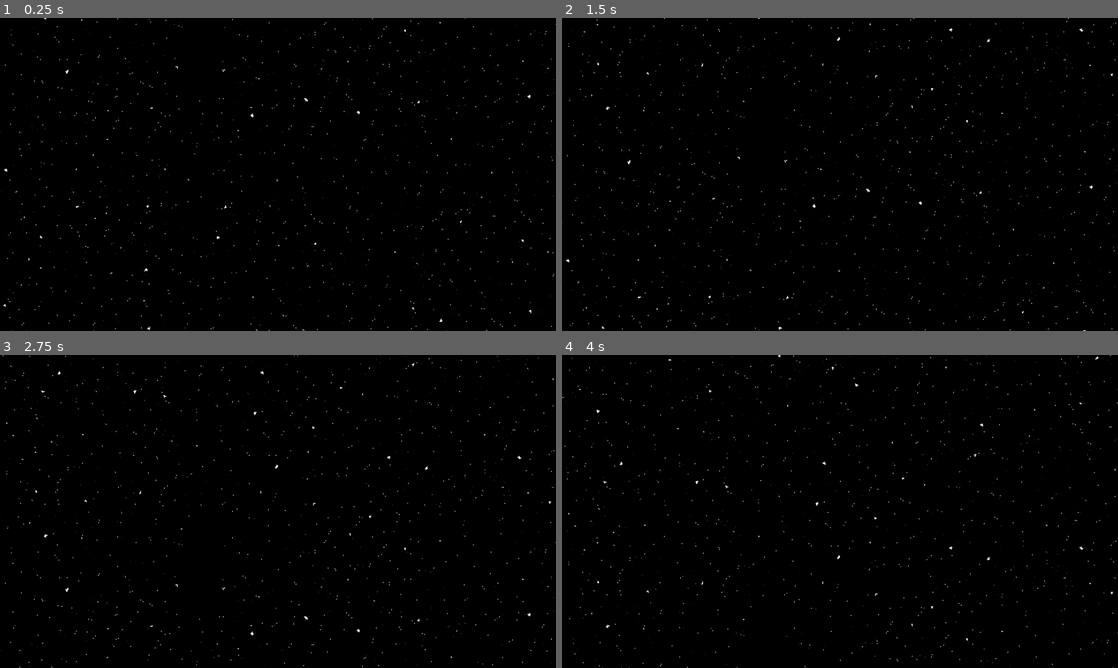
Above: before the commit, frames 1-4 (two rows, left to right).
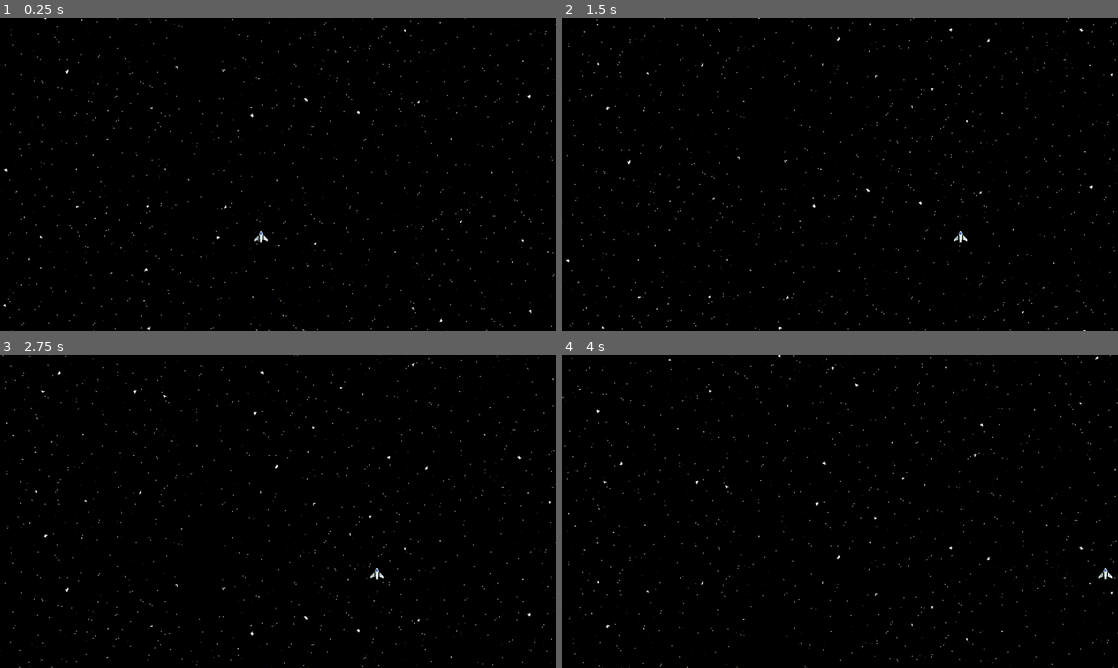
Above: after the commit, the same moments.

Repository: vezer1993/space-shooter-roguelike
Game: Godot game, scene res://Scenes/game.tscn
Two runs of this game, one before a commit and one after it. Both use one fixed random seed, a clock stepped at 60 frames per second and the inputs below.
Inputs:
- Up to frame 1 (0.25 s): no input
- Up to frame 2 (1.5 s): tap Enter (ui_accept) at 0.5, 0.6, 0.77, 1.07, 1.35 s; hold Right (ui_right) from 0.53 s (still down)
- Up to frame 3 (2.75 s): tap Enter (ui_accept) at 1.52, 1.82, 2.1 s; release Right (ui_right) at 2.03 s; hold Left (ui_left) from 2.03 s (still down)
- Up to frame 4 (4 s): release Left (ui_left) at 2.78 s; hold Right (ui_right) from 2.78 s (still down); tap Enter (ui_accept) at 2.85, 3.02, 3.32, 3.6, 3.77 s

The runs differ from the first frame. In frame 1, less than 0.1% of the frame differs, in the area x 45-49%, y 68-72%; in frame 2, less than 0.1%; in frame 3, less than 0.1%; in frame 4, less than 0.1%, in the area x 96-99%, y 68-72%.

Commit message:
dodan player space shuttle
sve piše u nazivu

Diff:
--- a/Scenes/game.tscn
+++ b/Scenes/game.tscn
@@ -1,7 +1,8 @@
-[gd_scene load_steps=3 format=3 uid="uid://bi43y2th2hxu7"]
+[gd_scene load_steps=4 format=3 uid="uid://bi43y2th2hxu7"]
 
 [ext_resource type="Script" path="res://Scenes/background.gd" id="1_qgja8"]
 [ext_resource type="Texture2D" uid="uid://bx7d8ugja2e01" path="res://Art/Backgrounds/space-background2.png" id="2_gj424"]
+[ext_resource type="PackedScene" uid="uid://b68kfpa6h3bsw" path="res://Scenes/player_shuttle.tscn" id="3_bskt7"]
 
 [node name="Game" type="Node2D"]
 
@@ -26,3 +27,6 @@
 texture = ExtResource("2_gj424")
 region_enabled = true
 region_rect = Rect2(0, 0, 1920, 1080)
+
+[node name="playerShuttle" parent="." instance=ExtResource("3_bskt7")]
+position = Vector2(541, 454)
--- /dev/null
+++ b/Scenes/player_shuttle.tscn
@@ -0,0 +1,16 @@
+[gd_scene load_steps=3 format=3 uid="uid://b68kfpa6h3bsw"]
+
+[ext_resource type="Script" path="res://Scripts/playershuttle.gd" id="1_f62u2"]
+[ext_resource type="Texture2D" uid="uid://ckotjtl0u0e4k" path="res://Art/playerShutlle/Main Ship/Main Ship - Bases/PNGs/Main Ship - Base - Full health.png" id="2_skepr"]
+
+[node name="playerShuttle" type="CharacterBody2D"]
+script = ExtResource("1_f62u2")
+
+[node name="MainShip-Base-FullHealth" type="Sprite2D" parent="."]
+position = Vector2(0, -1)
+texture = ExtResource("2_skepr")
+
+[node name="CollisionPolygon2D" type="CollisionPolygon2D" parent="."]
+position = Vector2(0, 1.25625)
+scale = Vector2(1, 0.8125)
+polygon = PackedVector2Array(-15, 3.37692, -5, -7.7, 0, -18.7769, 5, -7.7, 15, 3.37692, 15, 10.7615, 3, 4.60769, 3, 13.2231, 0, 10.7615, -3, 13.2231, -3, 4.60769, -15, 10.7615)
--- /dev/null
+++ b/Scripts/playershuttle.gd
@@ -0,0 +1,22 @@
+extends CharacterBody2D
+
+
+const SPEED = 300.0
+const JUMP_VELOCITY = -400.0
+
+
+func _physics_process(delta: float) -> void:
+	# Add the gravity.
+	# Handle jump.
+	if Input.is_action_just_pressed("ui_accept") and is_on_floor():
+		velocity.y = JUMP_VELOCITY
+
+	# Get the input direction and handle the movement/deceleration.
+	# As good practice, you should replace UI actions with custom gameplay actions.
+	var direction := Input.get_axis("ui_left", "ui_right")
+	if direction:
+		velocity.x = direction * SPEED
+	else:
+		velocity.x = move_toward(velocity.x, 0, SPEED)
+
+	move_and_slide()
Binary file added: Art/playerShutlle/Main Ship/Main Ship - Bases/Aseprite/Main Ship - Base - Damaged.aseprite
Binary file added: Art/playerShutlle/Main Ship/Main Ship - Bases/Aseprite/Main Ship - Base - Full health.aseprite
Binary file added: Art/playerShutlle/Main Ship/Main Ship - Bases/Aseprite/Main Ship - Base - Slight damage.aseprite
Binary file added: Art/playerShutlle/Main Ship/Main Ship - Bases/Aseprite/Main Ship - Base - Very damaged.aseprite
Binary file added: Art/playerShutlle/Main Ship/Main Ship - Bases/PNGs/Main Ship - Base - Damaged.png
Not shown, added: Art/playerShutlle/Main Ship/Main Ship - Bases/PNGs/Main Ship - Base - Damaged.png.import
Binary file added: Art/playerShutlle/Main Ship/Main Ship - Bases/PNGs/Main Ship - Base - Full health.png
Not shown, added: Art/playerShutlle/Main Ship/Main Ship - Bases/PNGs/Main Ship - Base - Full health.png.import
Binary file added: Art/playerShutlle/Main Ship/Main Ship - Bases/PNGs/Main Ship - Base - Slight damage.png
Not shown, added: Art/playerShutlle/Main Ship/Main Ship - Bases/PNGs/Main Ship - Base - Slight damage.png.import
Binary file added: Art/playerShutlle/Main Ship/Main Ship - Bases/PNGs/Main Ship - Base - Very damaged.png
Not shown, added: Art/playerShutlle/Main Ship/Main Ship - Bases/PNGs/Main Ship - Base - Very damaged.png.import
(and 86 more such lines)
